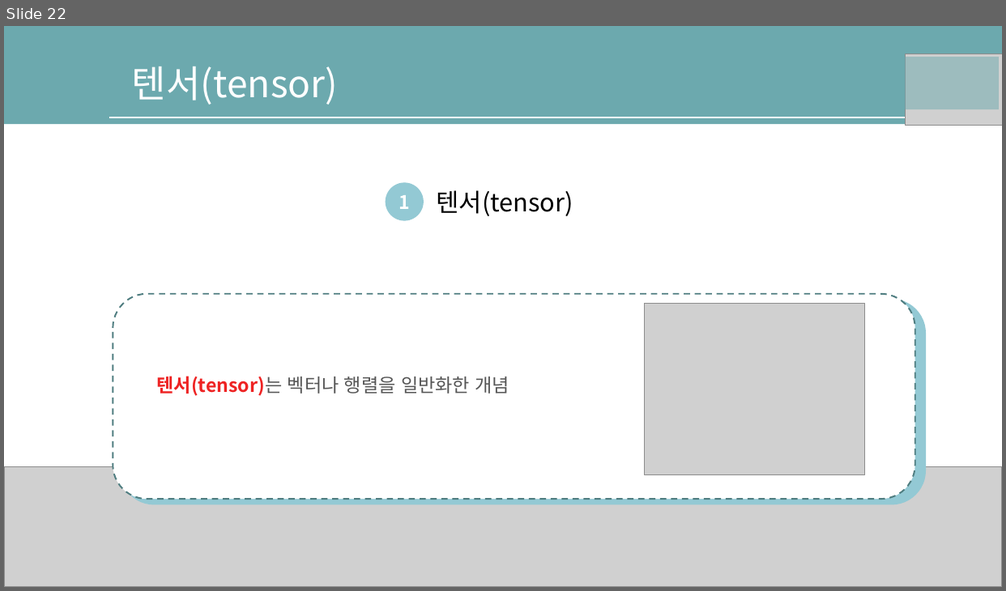
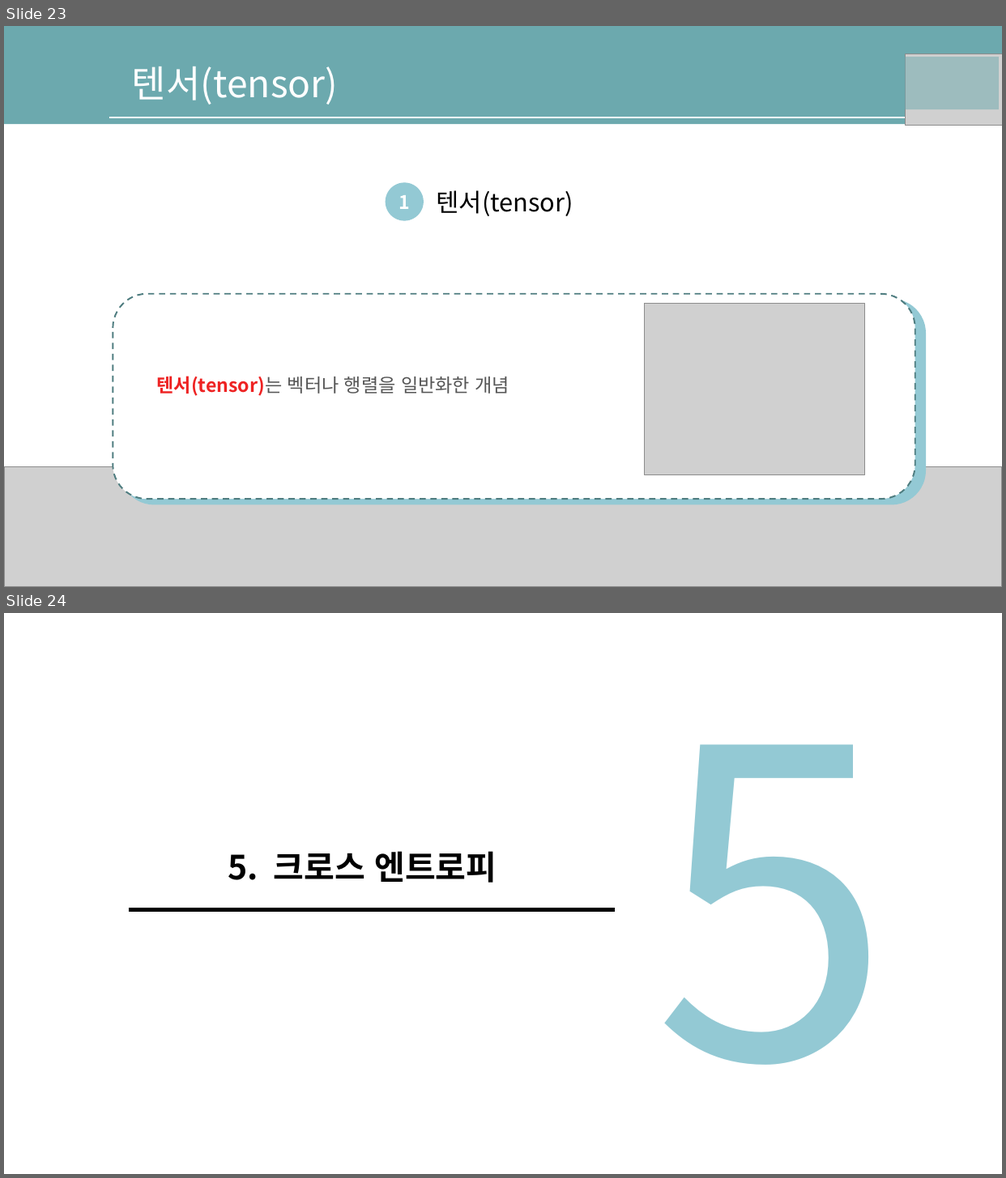
Before and after one commit to nqwrt/ai_doucument, a slide deck: AI-딥러닝을위한-수학공식.pptx. Shown one above the other, each under a label of ours: slide 22 before the commit, slides 23 and 24 after it. The pictures are 1006x591 and 1006x1178 pixels, drawn with LibreOffice and Linux fonts; fonts in the diff are those of the drawing; grey boxes stand for pictures; background and template pictures are left out. Boxes give left, top, right and bottom in pixels: in the first picture for what was removed or moved away, otherwise in the second. Text is boxed around its words. In the diff, an @@ line names an element or a change of style, - is before the commit and + after.

```diff
--- a/AI-딥러닝을위한-수학공식.pptx
+++ b/AI-딥러닝을위한-수학공식.pptx
@@ slide 24 added at (4, 613, 1002, 1174), background #FFFFFF @@
@@ text added at (653, 744, 891, 1065), 413 pt, text #93C9D4 @@
+5
@@ text added at (228, 851, 496, 883), 32 pt, text #000000, bold @@
+5. 크로스 엔트로피
@@ line added from (129, 909) to (615, 909), #000000 4.25 pt @@
@@ what was slide 22 is now slide 23 @@
```
Also in this commit, not shown: 20 other slides added.
